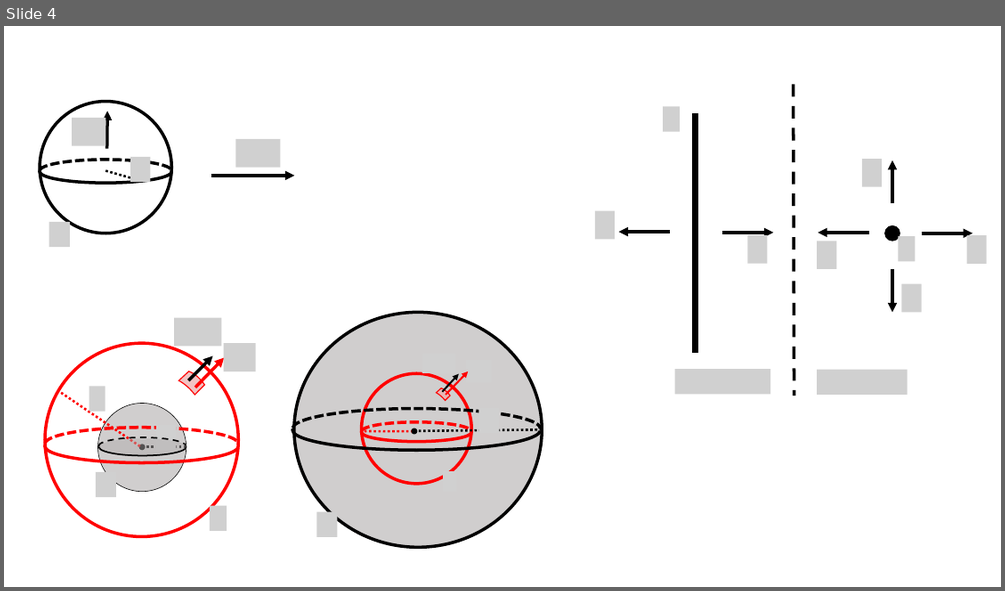
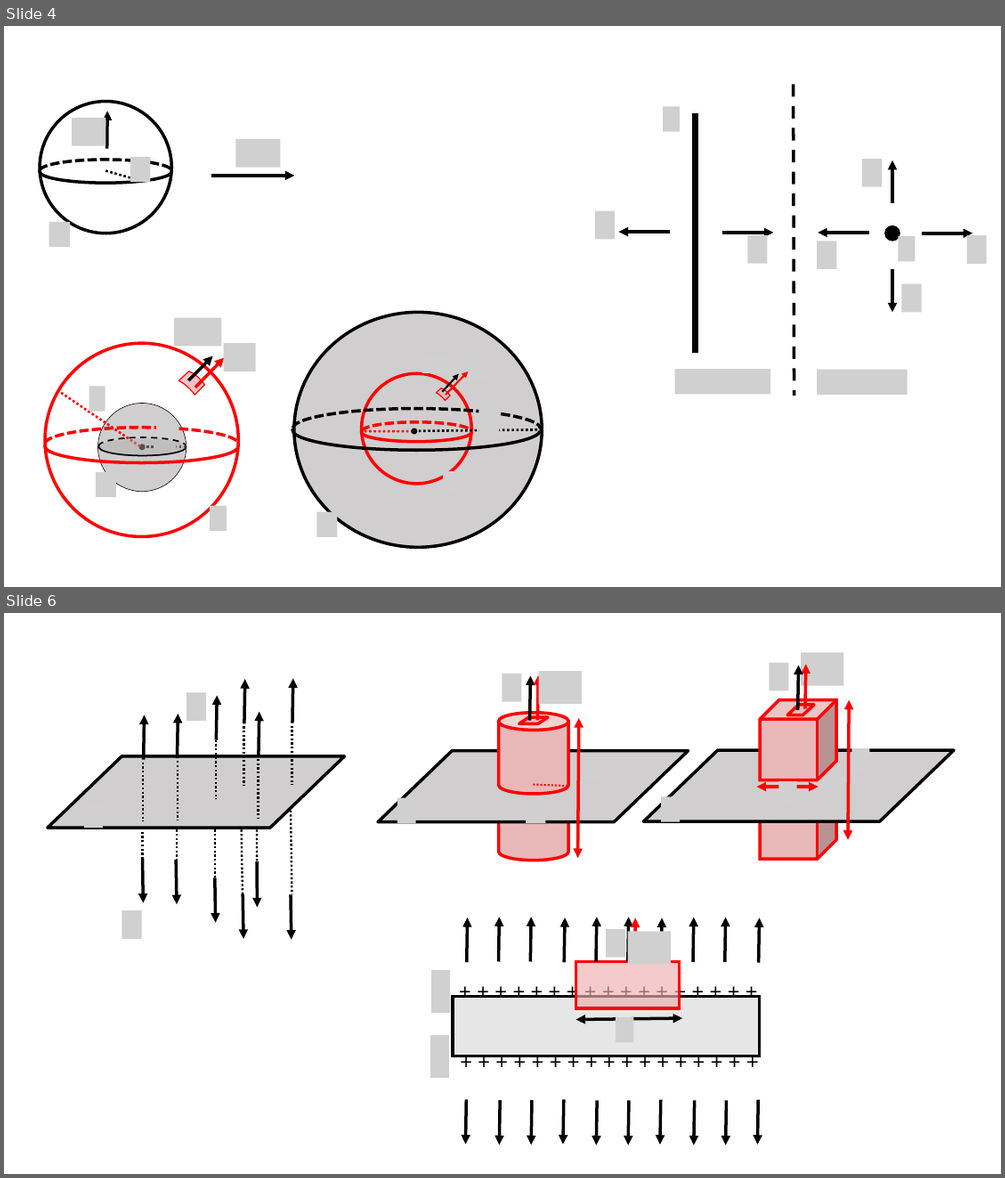
Before and after one commit to OSTP/PhysicsArtofModelling, a slide deck: tex/figures/Gauss/Figures.pptx. Shown one above the other, each under a label of ours: slide 4 before the commit, slides 4 and 6 after it; the slides between them are not shown. The pictures are 1005x591 and 1005x1178 pixels, drawn with LibreOffice and Linux fonts; fonts in the diff are those of the drawing; grey boxes stand for pictures; background and template pictures are left out. Boxes give left, top, right and bottom in pixels: in the first picture for what was removed or moved away, otherwise in the second. Text is boxed around its words. In the diff, an @@ line names an element or a change of style, - is before the commit and + after.

```diff
--- a/tex/figures/Gauss/Figures.pptx
+++ b/tex/figures/Gauss/Figures.pptx
@@ slide 6 added at [4, 613, 1001, 1174], background #FFFFFF @@
@@ group added at [378, 653, 954, 860]: 10 pictures, 4 parallelograms, 4 arrows, 3 double arrows, 2 cylinders, 2 cubes, 1 line @@
@@ group added at [48, 678, 344, 939]: 12 arrows, 12 lines, 3 pictures, 1 parallelogram @@
@@ group added at [431, 916, 773, 1144]: 21 arrows, 5 pictures, 2 rectangles, 2 texts, 1 double arrow @@
++ + + + + + + + + + + + + + + + +
++ + + + + + + + + + + + + + + + +
```
Also in this commit, not shown: 2 other slides added, 3 slides removed, 8 other files.
